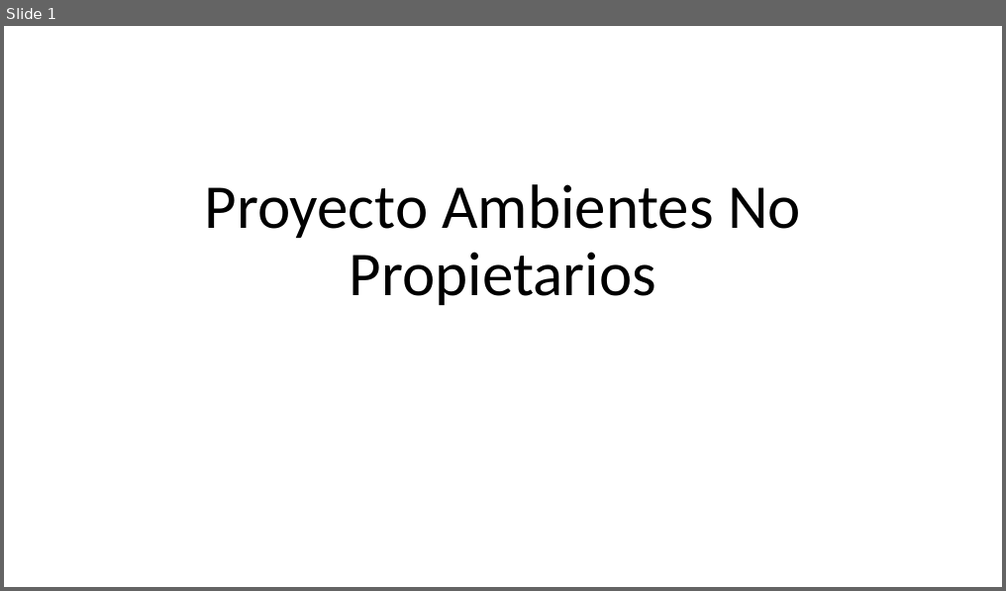
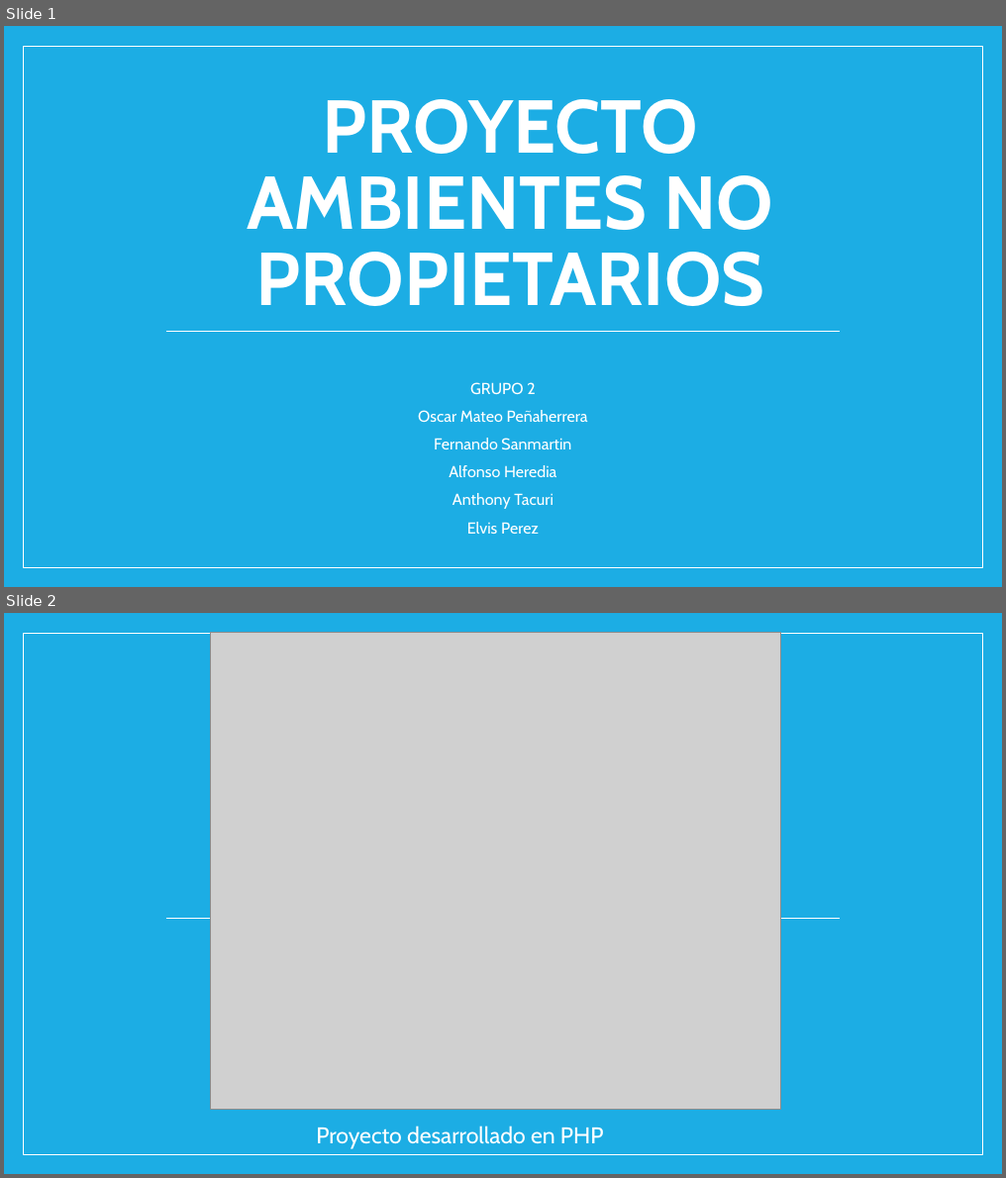
Before and after one commit to tsi553-ambientes-no-propietarios-2019a/proyecto-semestre-grupo-2, a slide deck: Proyecto Ambientes No Propietarios.pptx. Shown one above the other, each under a label of ours: slide 1 before the commit, slides 1 and 2 after it. The pictures are 1006x591 and 1006x1178 pixels, drawn with LibreOffice and Linux fonts; fonts in the diff are those of the drawing; grey boxes stand for pictures. Boxes give left, top, right and bottom in pixels: in the first picture for what was removed or moved away, otherwise in the second. Text is boxed around its words. In the diff, an @@ line names an element or a change of style, - is before the commit and + after.

```diff
--- a/Proyecto Ambientes No Propietarios.pptx
+++ b/Proyecto Ambientes No Propietarios.pptx
@@ slide 2 added at bbox=[4, 613, 1002, 1174], background #1CADE4; not listed: 2 template elements that a slide beside it also shows @@
@@ picture added at bbox=[211, 633, 780, 1109] @@
@@ subtitle added at bbox=[316, 1126, 604, 1150], 22 pt, text #FFFFFF @@
+Proyecto desarrollado en PHP
@@ slide 1 changed as well @@
@@ background #FFFFFF to #1CADE4 @@
@@ rectangle added at bbox=[23, 46, 982, 568], fill #1CADE4, outline #FFFFFF 1 pt @@
@@ title at bbox=[248, 99, 773, 306]: text changed; size 60 to 72 pt; font Calibri to Cabin; text colour #000000 to #FFFFFF; bold on @@
-Proyecto Ambientes No Propietarios
+PROYECTO AMBIENTES NO PROPIETARIOS
@@ line added from (165, 332) to (840, 332), #FFFFFF 0.79 pt @@
@@ subtitle added at bbox=[418, 382, 588, 534], 15.3 pt, text #FFFFFF @@
+GRUPO 2
+Oscar Mateo Peñaherrera
+Fernando Sanmartin
+Alfonso Heredia
+Anthony Tacuri
+Elvis Perez
```
Also in this commit, not shown: 2 other slides added, 4 other files.
